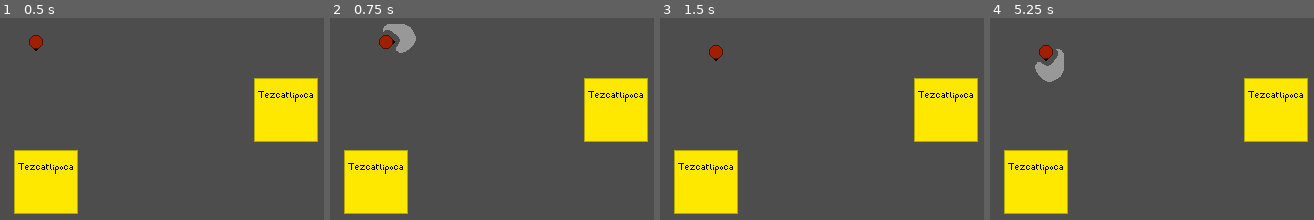
Above: before the commit, frames 1-4 (left to right).
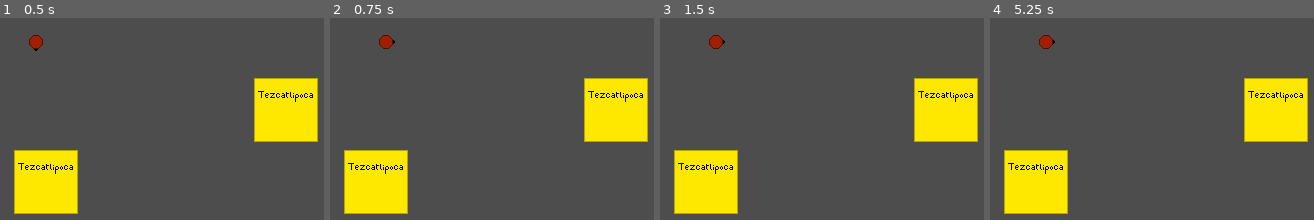
Above: after the commit, the same moments.

Repository: Romainalex/Profusion-of-Chaos
Game: Godot game, scene res://Scene/Level/hub.tscn
Two runs of this game, one before a commit and one after it. Both use one fixed random seed, a clock stepped at 60 frames per second and the inputs below.
Inputs (mouse positions are in pixels of both pictures, inside the frame that each line leads up to):
- Up to frame 1 (0.5 s): no input
- Up to frame 2 (0.75 s): tap Enter at 0.5 s; move the mouse to (508, 24) at 0.52 s; hold D (Right_action) from 0.53 s (still down); click (508, 24) at 0.6 s
- Up to frame 3 (1.5 s): tap Space (Esquive_action) at 1.25 s; move the mouse to (outside the picture) at 1.27 s; release D (Right_action) at 1.28 s; hold S (Down_action) from 1.28 s (still down); right-click (outside the picture) at 1.35 s
- Up to frame 4 (5.25 s): tap Enter at 2, 3.5 s; move the mouse to (outside the picture) at 2.02 s; release S (Down_action) at 2.03 s; hold D (Right_action) 2.03-2.78 s; tap Shift (AttackSpecial1_action) at 2.1 s; tap Space (Esquive_action) at 2.75 s; move the mouse to (993, 114) at 2.77 s; hold W (Up_action) 2.78-3.53 s; tap Q (AttackSpecial2_action) at 2.85 s; move the mouse to (1216, 96) at 3.52 s; hold Space (Esquive_action) 3.53-4.28 s; hold A (Left_action) 3.53-5.03 s; move the mouse to (outside the picture) at 4.27 s; tap E (Interact_action) at 4.35 s; move the mouse to (1058, 42) at 5.02 s; hold S (Down_action) from 5.03 s (still down); click (1058, 42) at 5.1 s

Frame 1 is identical in both runs. In frame 2, 0.8% of the frame differs, in the area x 16-27%, y 2-18%; in frame 3, 0.4%; in frame 4, 1.2%, in the area x 13-23%, y 8-32%.
Error after the commit: Invalid access to property or key 'sprite_frames' on a base object of type 'Resource (SimpleAttackData)'. (res://Scene/Actor/Character/Character.gd:95)

Commit message:
MAJ TDD au niveau des AttackData et mise en cohérence au niveau de godot pour les AttackData

Diff:
--- /dev/null
+++ b/Resource/AttackAnimationData.gd
@@ -0,0 +1,5 @@
+extends Resource
+class_name AttackAnimationData
+
+@export var sprite_frames : SpriteFrames = null
+@export var shapes_array : Array = []
--- a/Resource/AttackData.gd
+++ b/Resource/AttackData.gd
@@ -11,19 +11,12 @@
 	RALENTISSEMENT,
 	REPOUSSE
 }
-enum ATTACK_TYPE{
-	SIMPLE,
-	COMBO,
-	GRAB
-}
+
 
 
 @export var attack_name : String = ""
 @export var description : String = ""
 @export var evolution : Array = []
-@export var type_attack : ATTACK_TYPE = ATTACK_TYPE.SIMPLE
-@export var sprite_frames : SpriteFrames = null
-@export var shapes_array : Array = []
 
 @export_range(0.0, 100.0) var crit_rate : float = 0.0
 @export var min_damage : int = 0
--- a/Resource/AttackData/CoupDePoing.tres
+++ b/Resource/AttackData/CoupDePoing.tres
@@ -1,24 +1,12 @@
-[gd_resource type="Resource" script_class="AttackData" load_steps=6 format=3 uid="uid://hyft7vvq7603"]
+[gd_resource type="Resource" script_class="AttackData" load_steps=2 format=3 uid="uid://hyft7vvq7603"]
 
-[ext_resource type="Script" path="res://Resource/AttackData.gd" id="1_8urrt"]
-[ext_resource type="SpriteFrames" uid="uid://bvn267c1s607c" path="res://Scene/Actor/Character/L'homme_d'affaire/Attack/CoupDePoing_animated_sprite.tres" id="2_2os5n"]
-[ext_resource type="Script" path="res://Resource/AttackShapeData.gd" id="2_nowcn"]
-
-[sub_resource type="CircleShape2D" id="CircleShape2D_ammhn"]
-
-[sub_resource type="Resource" id="Resource_7627d"]
-script = ExtResource("2_nowcn")
-shape = SubResource("CircleShape2D_ammhn")
-hit_frame = 1
+[ext_resource type="Script" path="res://Resource/SimpleAttackData.gd" id="1_8urrt"]
 
 [resource]
 script = ExtResource("1_8urrt")
 attack_name = "Coup de poing"
 description = "simple coup de poing"
 evolution = []
-type_attack = 0
-sprite_frames = ExtResource("2_2os5n")
-shapes_array = [SubResource("Resource_7627d")]
 crit_rate = 5.0
 min_damage = 5
 max_damage = 35
--- /dev/null
+++ b/Resource/ComboAttackData.gd
@@ -0,0 +1,5 @@
+extends AttackData
+class_name ComboAttackData
+
+
+@export var attack_animation_array : Array = []
--- /dev/null
+++ b/Resource/SimpleAttackData.gd
@@ -0,0 +1,5 @@
+extends AttackData
+class_name SimpleAttackData
+
+
+@export var attack_animation : AttackAnimationData = null
Not shown, changed: Gestion_du_projet/TDD.mdj
